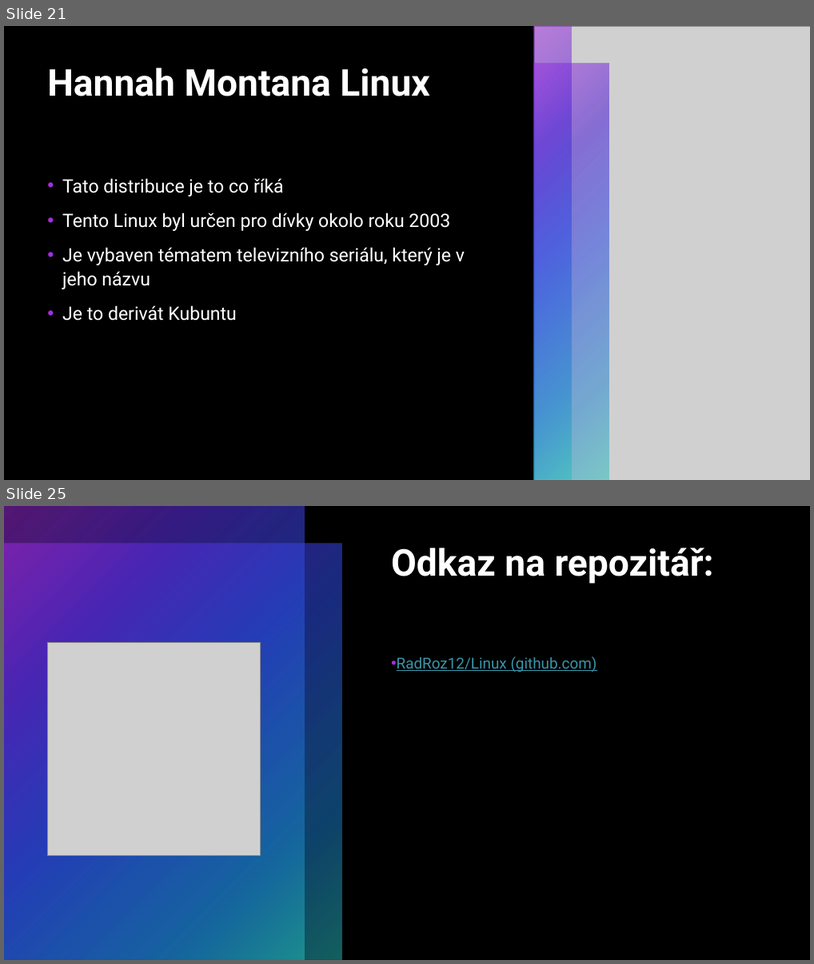
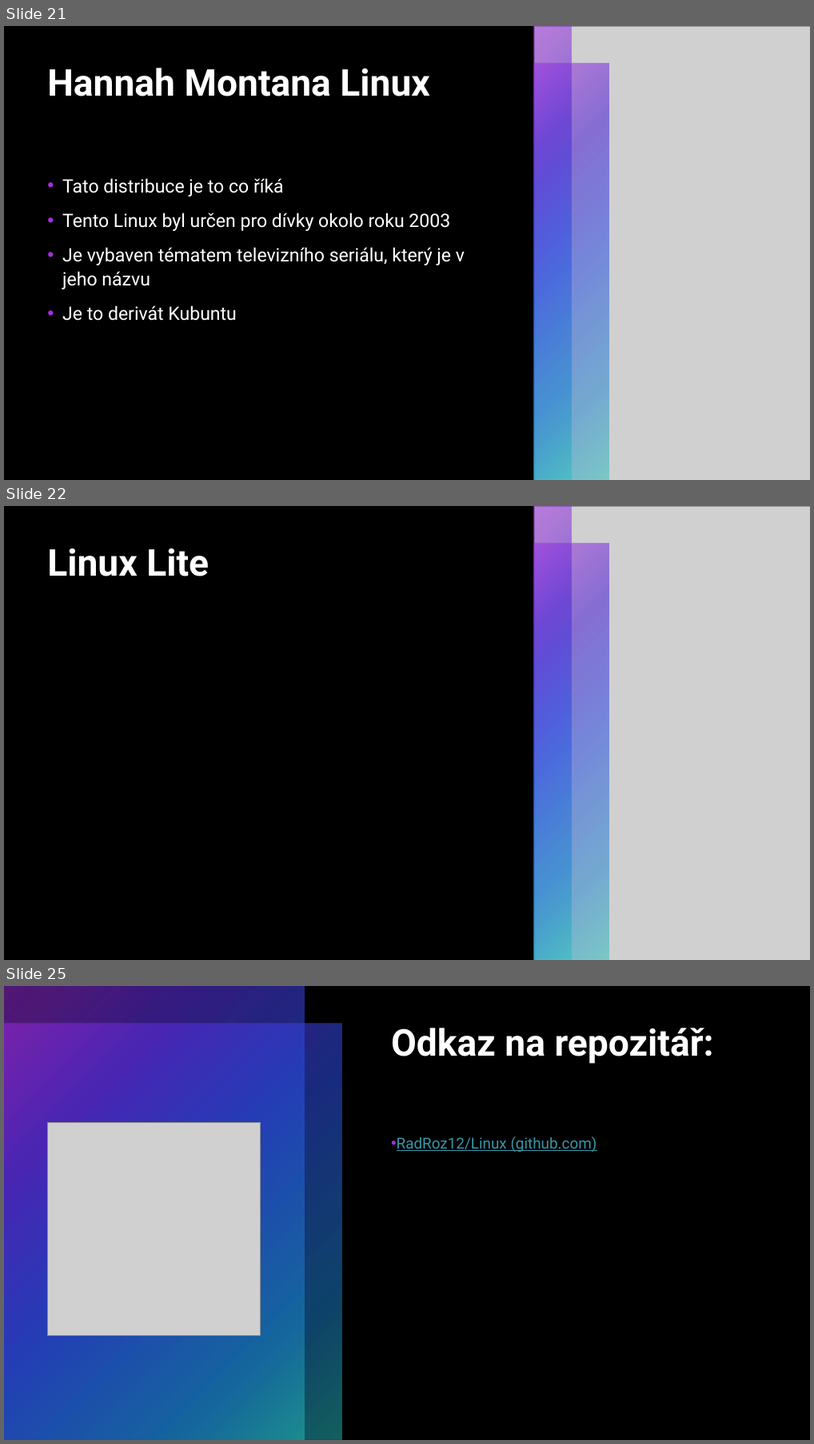
Before and after one commit to RadRoz12/Linux, a slide deck: Linux.pptx. Shown one above the other, each under a label of ours: slides 21 and 25 before the commit, slides 21, 22 and 25 after it; the slides between them are not shown. The pictures are 814x964 and 814x1444 pixels, drawn with LibreOffice and Linux fonts; fonts in the diff are those of the drawing; grey boxes stand for pictures. Boxes give left, top, right and bottom in pixels: in the first picture for what was removed or moved away, otherwise in the second. Text is boxed around its words. In the diff, an @@ line names an element or a change of style, - is before the commit and + after.

```diff
--- a/Linux.pptx
+++ b/Linux.pptx
@@ slide 22 added at box(4, 506, 810, 960), background #000000; not listed: 2 template elements that a slide beside it also shows @@
@@ rectangle added at box(4, 506, 810, 960), fill #000000 @@
@@ picture added at box(534, 506, 810, 960) @@
@@ rectangle added at box(534, 506, 572, 960), fill gradient #A62DE3 to #562DD5 to #2D4CE3 to #1B86D1 to #25BEBE @@
@@ title added at box(47, 548, 209, 576), 44 pt, text #FFFFFF, bold @@
+Linux Lite
@@ rectangle added at box(534, 544, 610, 960), fill gradient #A62DE3 to #562DD5 to #2D4CE3 to #1B86D1 to #25BEBE @@
```
Also in this commit, not shown: 10 slides changed, 1 other slide added, 2 slides removed.
